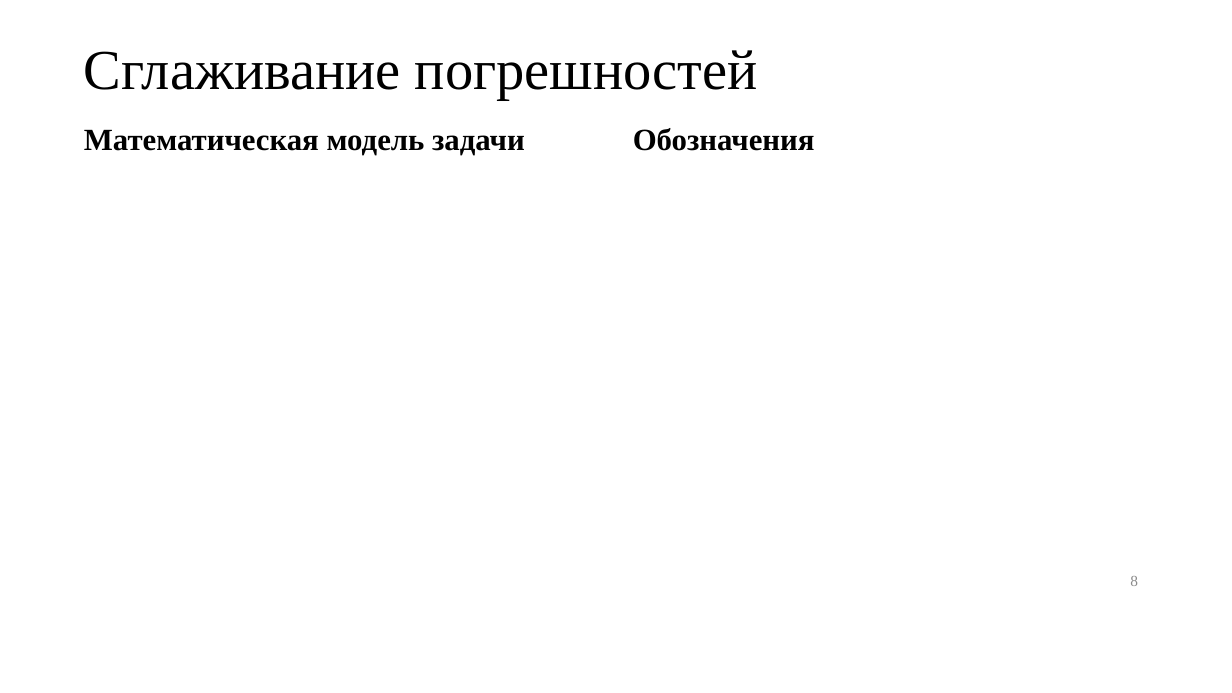
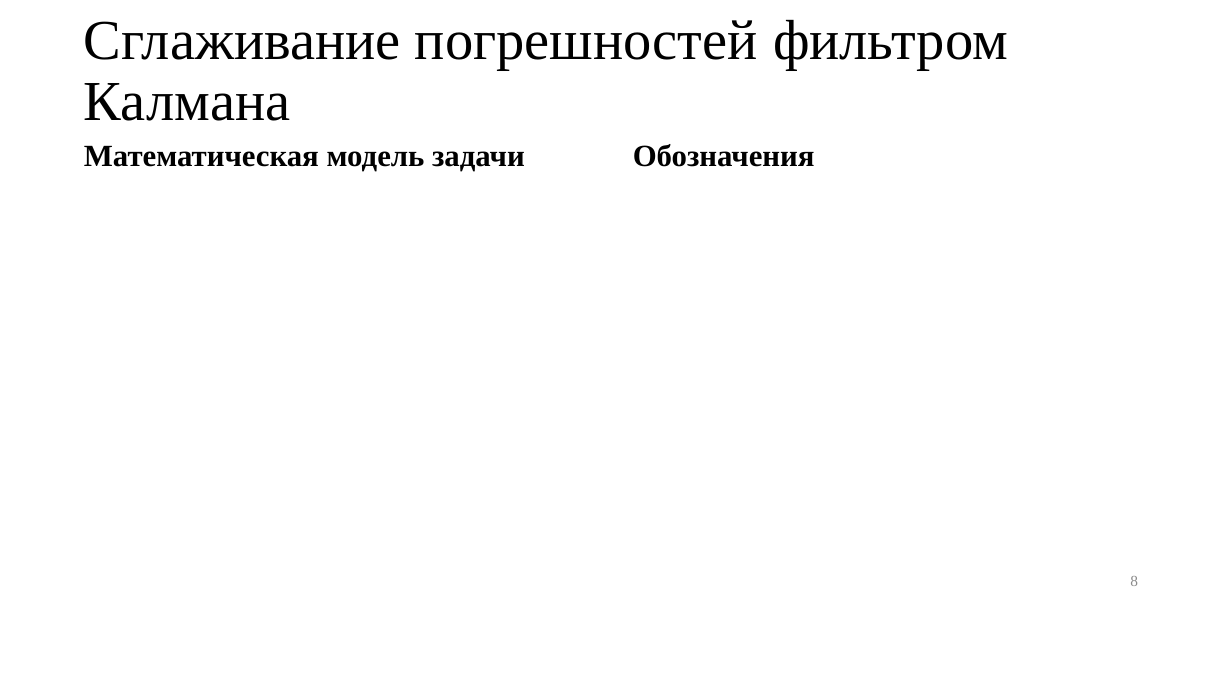
Before and after one commit to kaedvann/TrackFilter, a slide deck: slide 8 of docs/thesis/thesis.pptx. Drawn at 1232x693 pixels with LibreOffice and Linux fonts; fonts in the diff are those of the drawing; grey boxes stand for pictures. Boxes give left, top, right and bottom in pixels: in the first picture for what was removed or moved away, otherwise in the second. Text is boxed around its words. In the diff, an @@ line names an element or a change of style, - is before the commit and + after.

```diff
--- a/docs/thesis/thesis.pptx
+++ b/docs/thesis/thesis.pptx
@@ title at box(84, 19, 1008, 121): text changed @@
-Сглаживание погрешностей
+Сглаживание погрешностей фильтром Калмана
@@ text "Математическая модель задачи": place and size @@
-text "Математическая модель задачи" at box(84, 129, 525, 156)
+text "Математическая модель задачи" at box(84, 145, 525, 172)
@@ text "Обозначения": place and size @@
-text "Обозначения" at box(633, 128, 815, 151)
+text "Обозначения" at box(633, 144, 815, 167)
```
Also in this commit, not shown: 3 other slides changed, 2 other files.
